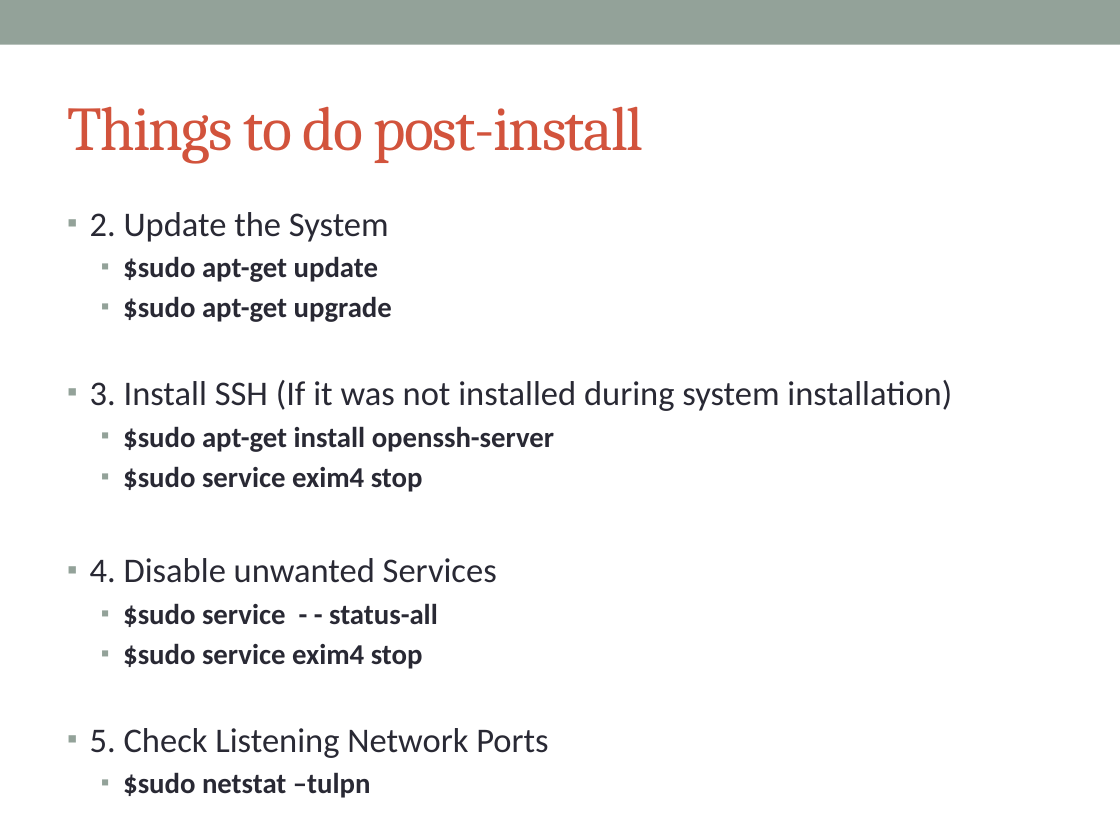
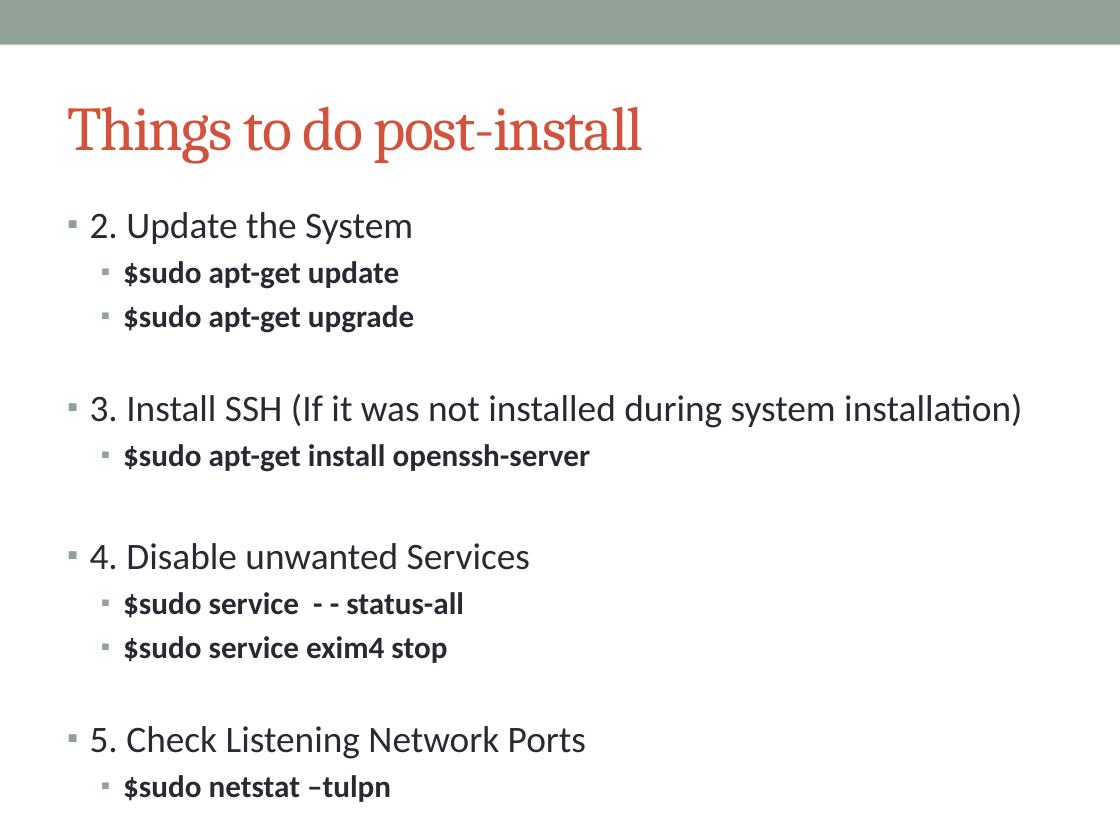
Before and after one commit to afnog/sse, a slide deck: slide 23 of intro/IntroPresentation.pptx. Drawn at 1120x840 pixels with LibreOffice and Linux fonts; fonts in the diff are those of the drawing. Boxes give left, top, right and bottom in pixels: in the first picture for what was removed or moved away, otherwise in the second. Text is boxed around its words. In the diff, an @@ line names an element or a change of style, - is before the commit and + after.

Commit message:
/ ‘intro/IntroPresentation.pptx’

```diff
--- a/intro/IntroPresentation.pptx
+++ b/intro/IntroPresentation.pptx
@@ text "2. Update the System" at bbox=[90, 212, 1022, 802]: size 22.2 to 24 pt in "2. Update the System", "3. Install SSH (If it was not ...", "4. Disable unwanted Services", "5. Check Listening Network Ports"; size 18.5 to 20 pt in "$sudo apt-get update", "$sudo apt-get upgrade", "$sudo apt-get install openssh-server", "$sudo service - - status-all" and 2 more places @@
@@ text at bbox=[123, 466, 423, 492]: paragraph removed @@
-  ▪ $sudo service exim4 stop
```
